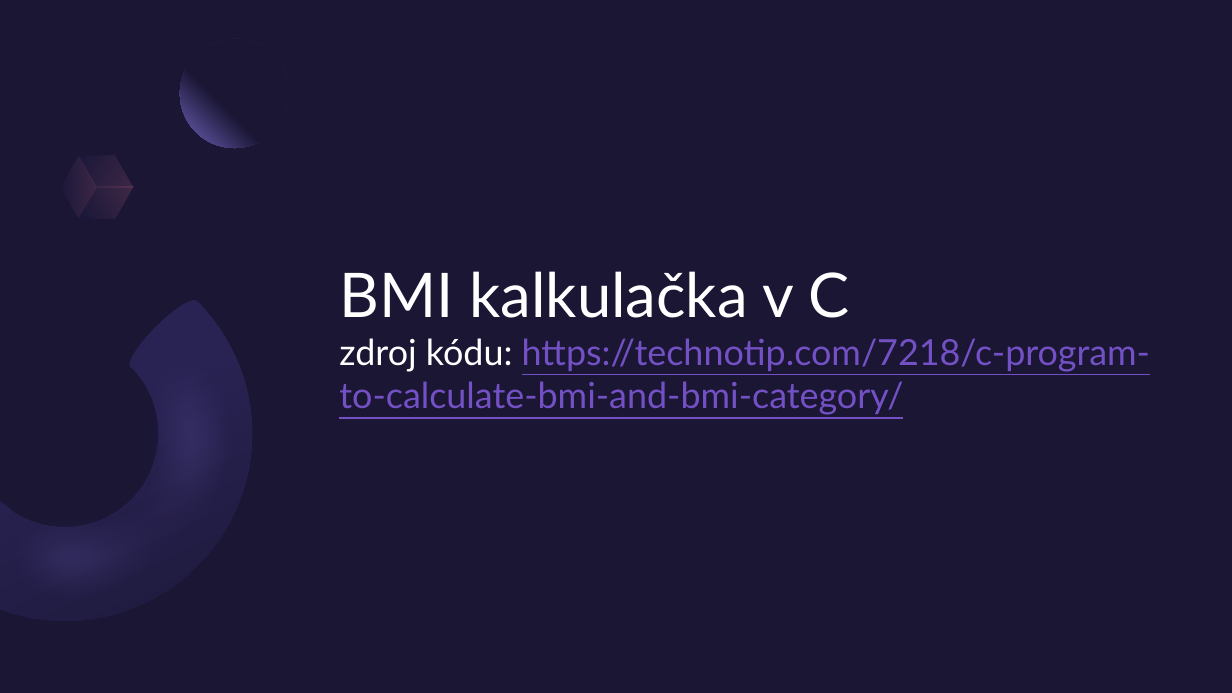
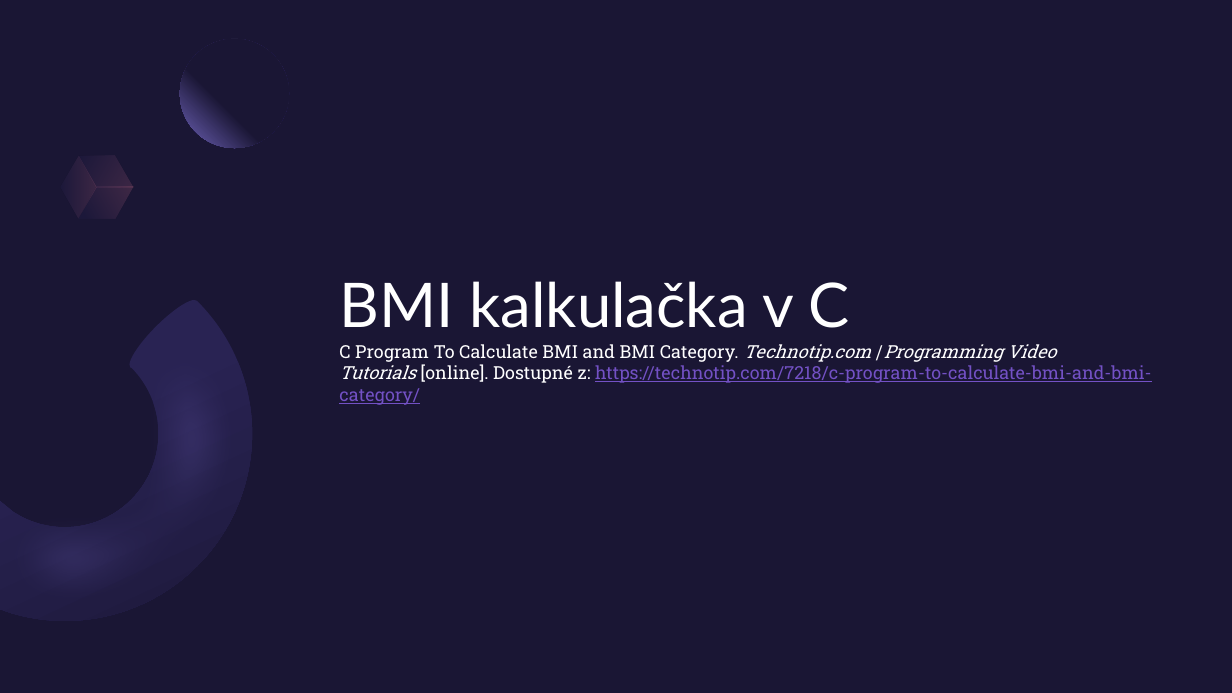
Before and after one commit to KokosHraje/C-VDAPrezentace, a slide deck: slide 14 of Programovací-jazyk-C.pptx. Drawn at 1232x693 pixels with LibreOffice and Linux fonts; fonts in the diff are those of the drawing. Boxes give left, top, right and bottom in pixels: in the first picture for what was removed or moved away, otherwise in the second. Text is boxed around its words. In the diff, an @@ line names an element or a change of style, - is before the commit and + after.

```diff
--- a/Programovací-jazyk-C.pptx
+++ b/Programovací-jazyk-C.pptx
@@ title at (339, 281, 1151, 405): text changed; size 28 to 14 pt; font Lato to Roboto Slab; text colour #7351C5 to #FFFFFF @@
-BMI kalkulačka v C
-zdroj kódu: https://technotip.com/7218/c-program-to-calculate-bmi-and-bmi-category/
+BMI kalkulačka v C
+C Program To Calculate BMI and BMI Category. Technotip.com | Programming Video Tutorials [online]. Dostupné z: https://technotip.com/7218/c-program-to-calculate-bmi-and-bmi-category/
```
Also in this commit, not shown: 3 other slides changed, 3 slides added, 2 other files.
